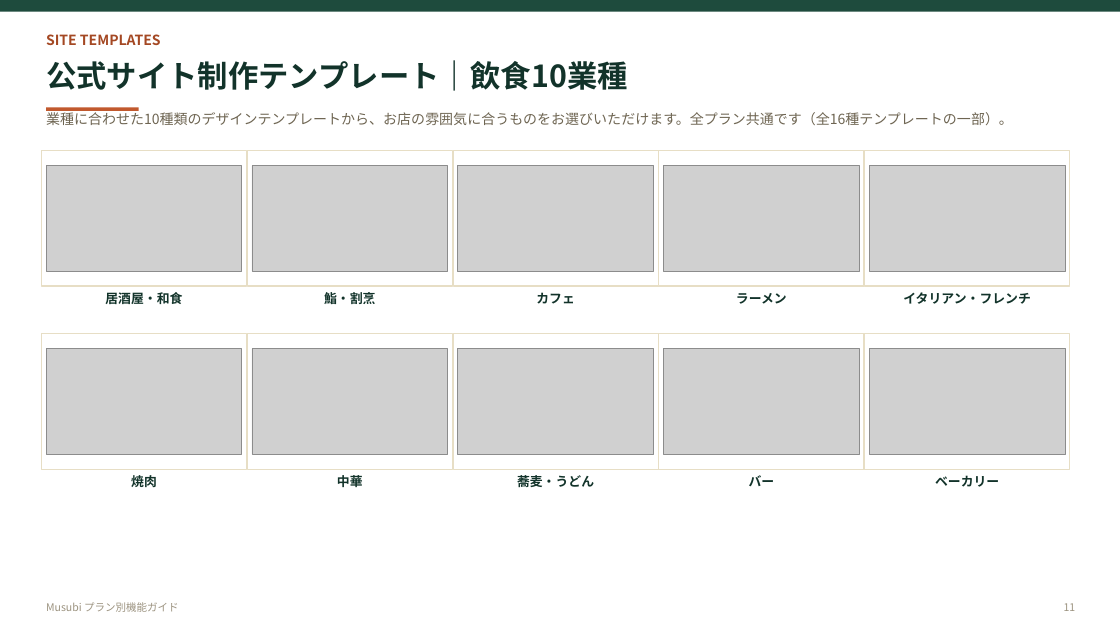
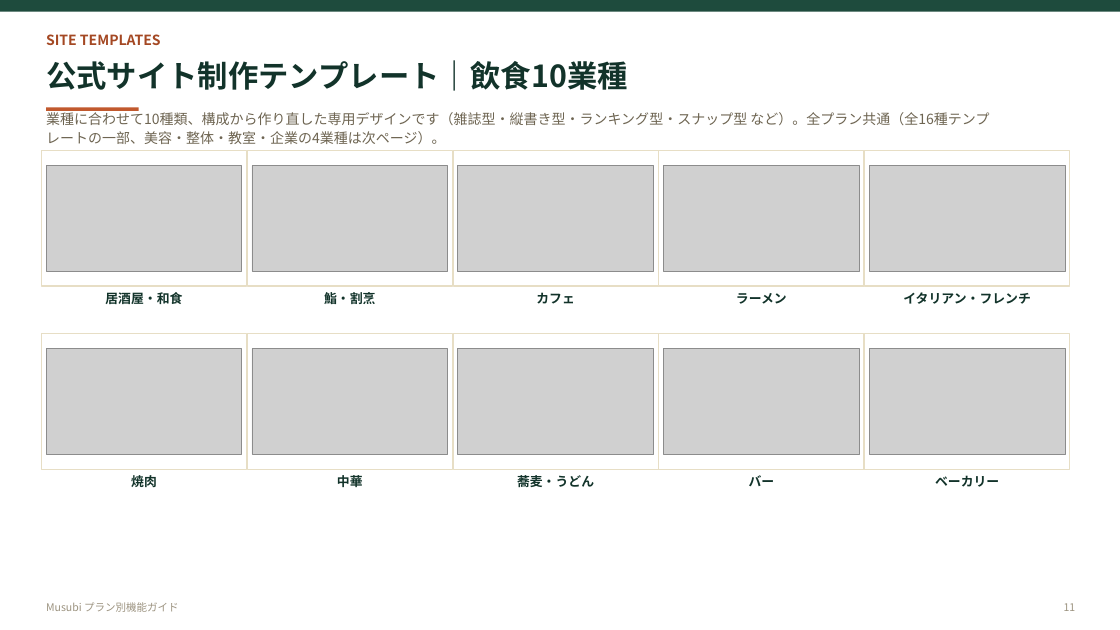
Before and after one commit to f2-watanabe/musubi-demos, a slide deck: slide 11 of pdf/プラン別機能ガイド.pptx. Drawn at 1120x630 pixels with LibreOffice and Linux fonts; fonts in the diff are those of the drawing; grey boxes stand for pictures. Boxes give left, top, right and bottom in pixels: in the first picture for what was removed or moved away, otherwise in the second. Text is boxed around its words. In the diff, an @@ line names an element or a change of style, - is before the commit and + after.

```diff
--- a/pdf/プラン別機能ガイド.pptx
+++ b/pdf/プラン別機能ガイド.pptx
@@ text at [46, 110, 989, 144]: text changed @@
-業種に合わせた10種類のデザインテンプレートから、お店の雰囲気に合うものをお選びいただけます。全プラン共通です（全16種テンプレートの一部）。
+業種に合わせて10種類、構成から作り直した専用デザインです（雑誌型・縦書き型・ランキング型・スナップ型 など）。全プラン共通（全16種テンプレートの一部、美容・整体・教室・企業の4業種は次ページ）。
```
Also in this commit, not shown: 9 other slides changed, 2 other files.
